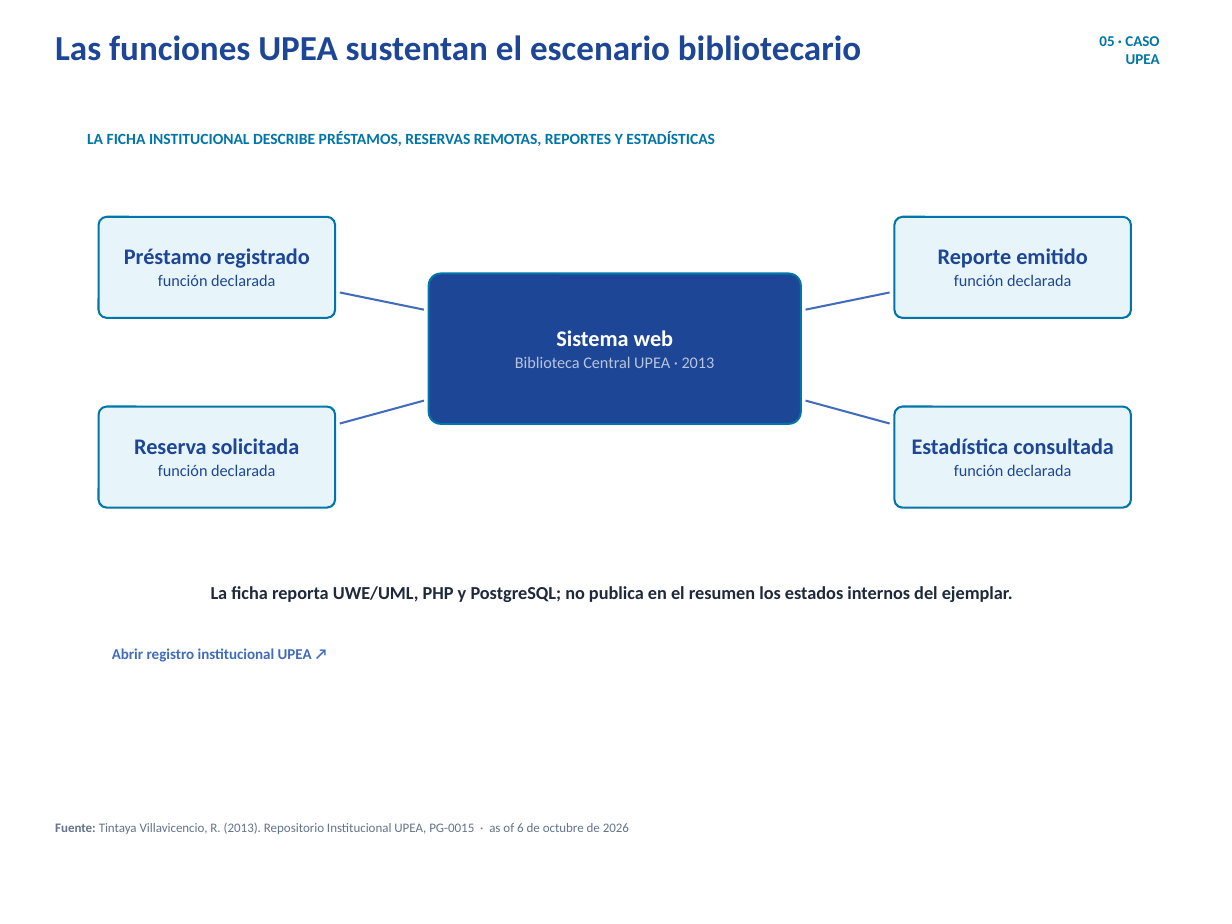
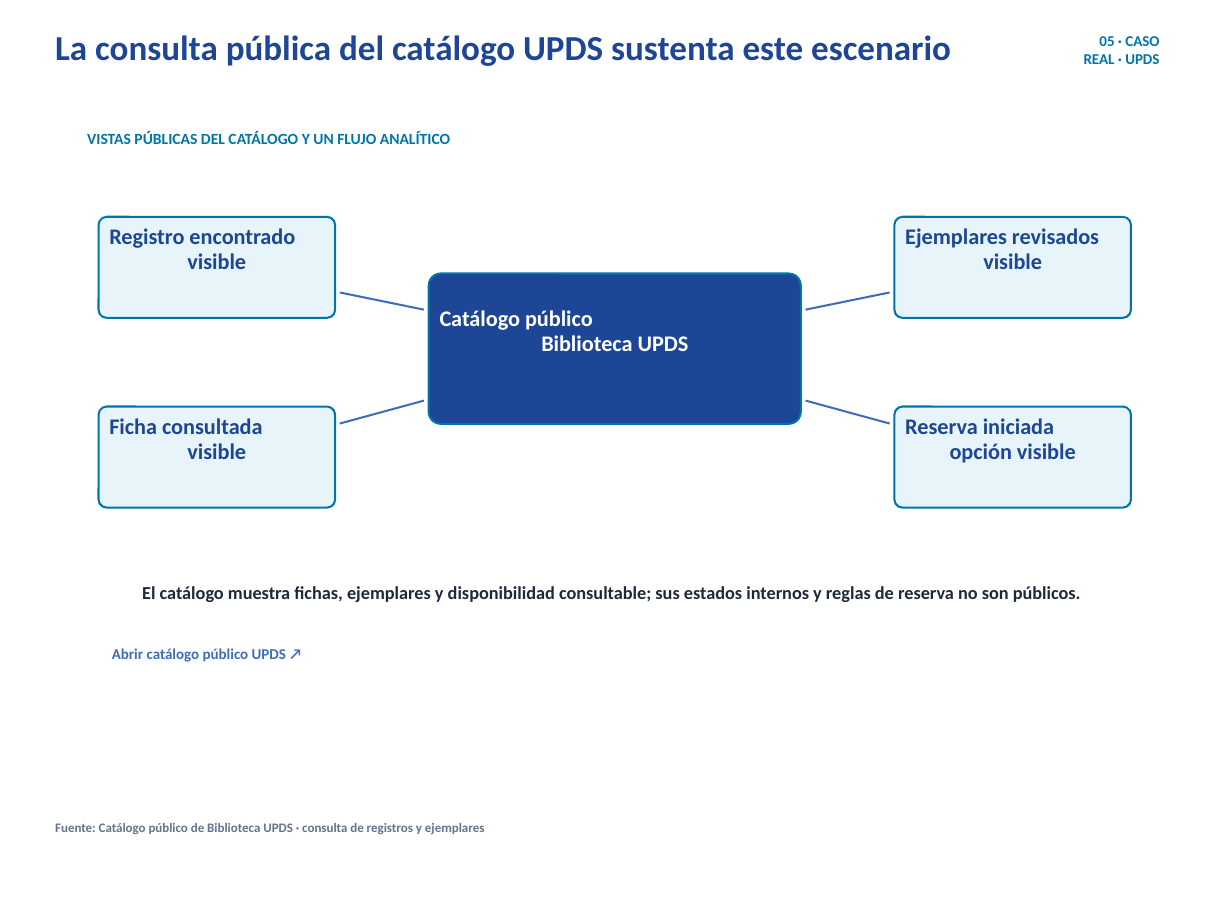
Before and after one commit to erickbravob/sistemas-informacion-i, a slide deck: slide 6 of materiales/actividad-1/tema-03-objetos-estados-v4.pptx. Drawn at 1232x924 pixels with LibreOffice and Linux fonts; fonts in the diff are those of the drawing; background and template pictures are left out. Boxes give left, top, right and bottom in pixels: in the first picture for what was removed or moved away, otherwise in the second. Text is boxed around its words. In the diff, an @@ line names an element or a change of style, - is before the commit and + after.

Commit message:
Actualiza evidencia bibliográfica y caso UPDS

```diff
--- a/materiales/actividad-1/tema-03-objetos-estados-v4.pptx
+++ b/materiales/actividad-1/tema-03-objetos-estados-v4.pptx
@@ text at [55,35,951,66]: text changed @@
-Las funciones UPEA sustentan el escenario bibliotecario
+La consulta pública del catálogo UPDS sustenta este escenario
@@ text at [1084,36,1159,64]: text changed @@
-05 · CASO UPEA
+05 · CASO REAL · UPDS
@@ text at [87,131,450,144]: text changed @@
-LA FICHA INSTITUCIONAL DESCRIBE PRÉSTAMOS, RESERVAS REMOTAS, REPORTES Y ESTADÍSTICAS
+VISTAS PÚBLICAS DEL CATÁLOGO Y UN FLUJO ANALÍTICO
@@ text at [109,228,295,269]: text changed @@
-Préstamo registrado
-función declarada
+Registro encontrado
+visible
@@ text at [905,228,1099,269]: text changed; size 9.5 to 13 pt; bold on @@
-Reporte emitido
-función declarada
+Ejemplares revisados
+visible
@@ text at [440,310,689,351]: text changed; size 9.5 to 13 pt; text colour #B7C4DD to #FFFFFF; bold on @@
-Sistema web
-Biblioteca Central UPEA · 2013
+Catálogo público
+Biblioteca UPDS
@@ text at [109,418,263,459]: text changed @@
-Reserva solicitada
-función declarada
+Ficha consultada
+visible
@@ text at [905,418,1076,463]: text changed @@
-Estadística consultada
-función declarada
+Reserva iniciada
+opción visible
@@ text at [142,586,1081,602]: text changed @@
-La ficha reporta UWE/UML, PHP y PostgreSQL; no publica en el resumen los estados internos del ejemplar.
+El catálogo muestra fichas, ejemplares y disponibilidad consultable; sus estados internos y reglas de reserva no son públicos.
@@ text at [112,648,286,662]: text changed @@
-Abrir registro institucional UPEA ↗
+Abrir catálogo público UPDS ↗
@@ text at [55,823,484,834]: text changed; bold on @@
-Fuente: Tintaya Villavicencio, R. (2013). Repositorio Institucional UPEA, PG-0015 · as of 6 de octubre de 2026
+Fuente: Catálogo público de Biblioteca UPDS · consulta de registros y ejemplares
```
Also in this commit, not shown: 4 other slides changed, 20 other files.
